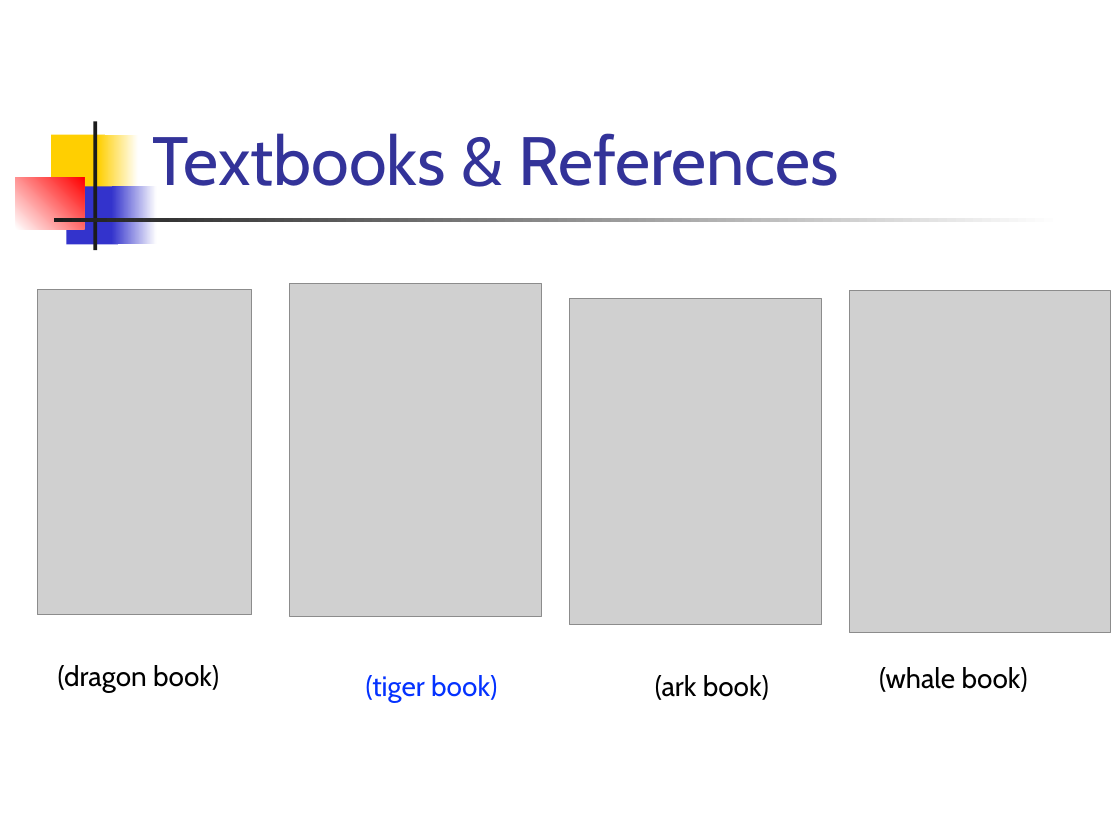
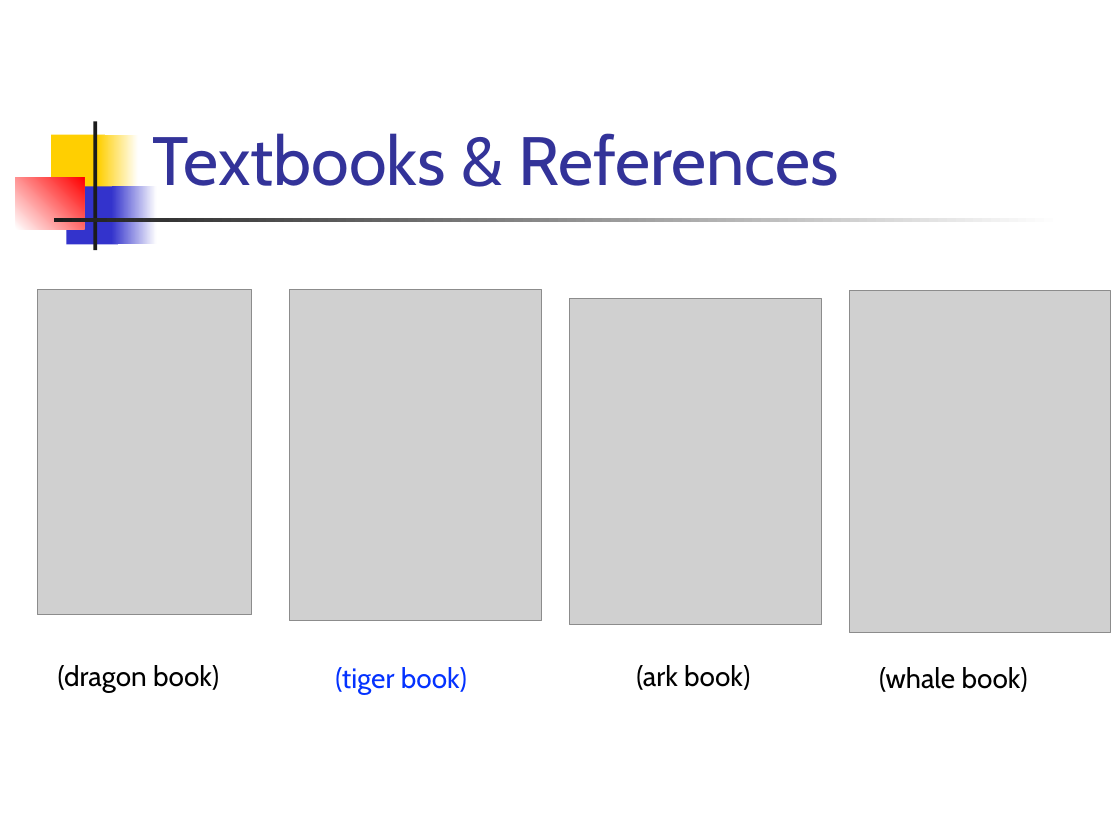
Before and after one commit to csslab-ustc/csslab-ustc.github.io, a slide deck: slide 17 of courses/compiler/slides/lec01-overview.pptx. Drawn at 1120x840 pixels with LibreOffice and Linux fonts; fonts in the diff are those of the drawing; grey boxes stand for pictures. Boxes give left, top, right and bottom in pixels: in the first picture for what was removed or moved away, otherwise in the second. Text is boxed around its words. In the diff, an @@ line names an element or a change of style, - is before the commit and + after.

```diff
--- a/courses/compiler/slides/lec01-overview.pptx
+++ b/courses/compiler/slides/lec01-overview.pptx
@@ picture: place and size @@
-picture at (289,283,541,616)
+picture at (289,289,541,620)
@@ text "(tiger book)": place and size @@
-text "(tiger book)" at (366,675,497,702)
+text "(tiger book)" at (335,667,467,694)
@@ text "(ark book)": place and size @@
-text "(ark book)" at (655,675,769,700)
+text "(ark book)" at (636,665,750,690)
```
Also in this commit, not shown: 4 other slides changed, 10 other files.
